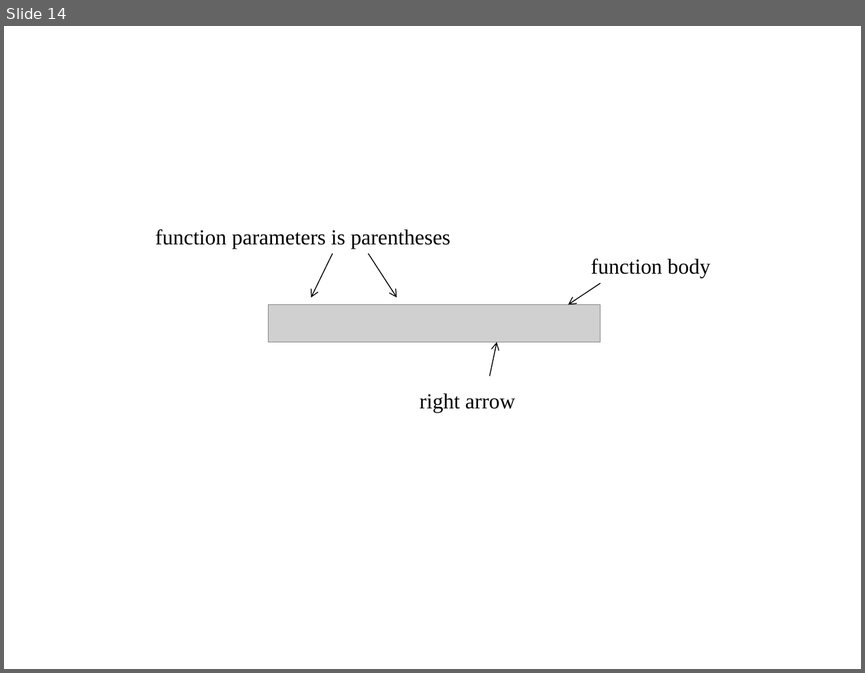
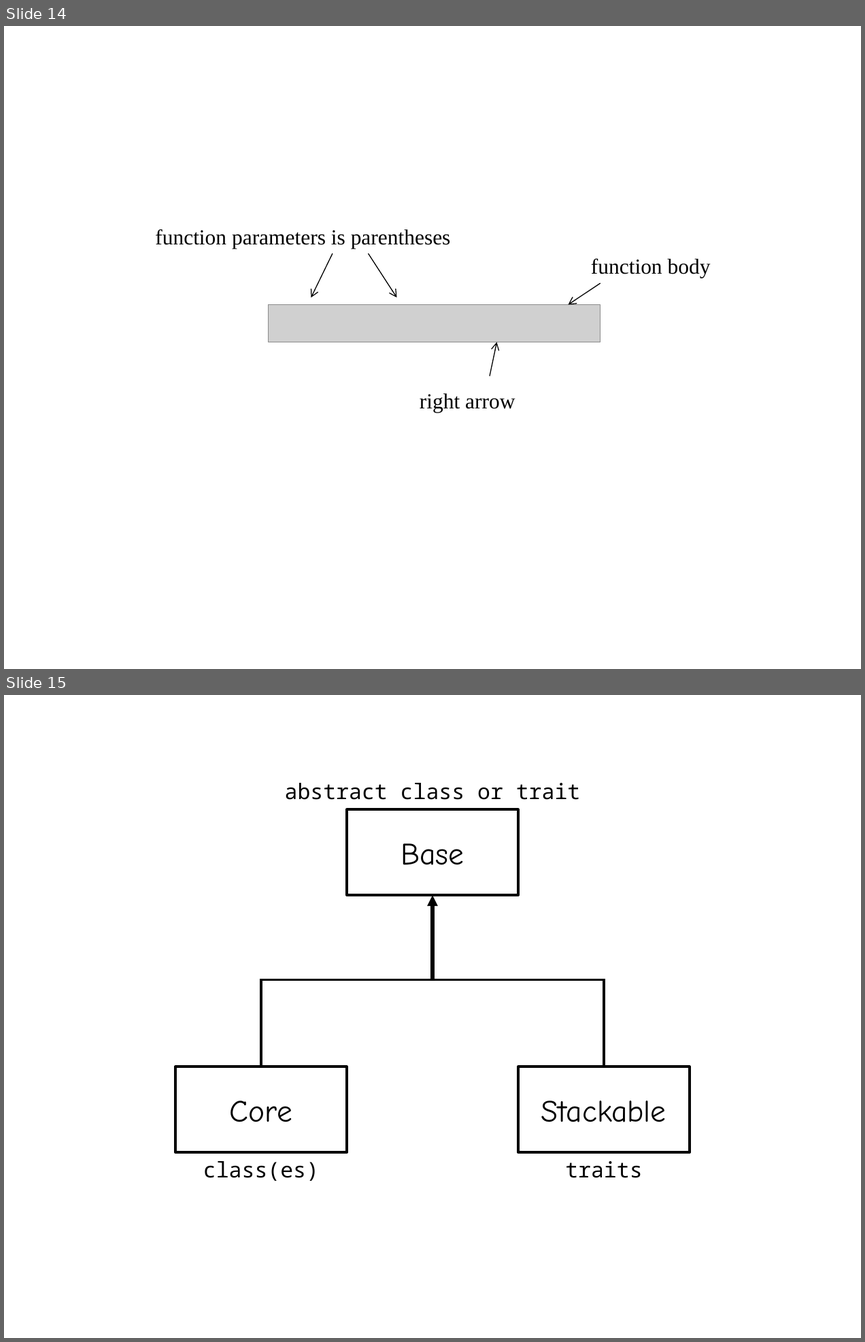
Before and after one commit to agilesteel/Papers, a slide deck: ScalaLecture/source/resources/Graphics.pptx. Shown one above the other, each under a label of ours: slide 14 before the commit, slides 14 and 15 after it. The pictures are 865x673 and 865x1342 pixels, drawn with LibreOffice and Linux fonts; fonts in the diff are those of the drawing; grey boxes stand for pictures. Boxes give left, top, right and bottom in pixels: in the first picture for what was removed or moved away, otherwise in the second. Text is boxed around its words. In the diff, an @@ line names an element or a change of style, - is before the commit and + after.

```diff
--- a/ScalaLecture/source/resources/Graphics.pptx
+++ b/ScalaLecture/source/resources/Graphics.pptx
@@ slide 15 added at box(4, 695, 861, 1338), background #FFFFFF @@
@@ text added at box(285, 783, 580, 800), 18 pt, text #000000 @@
+abstract class or trait
@@ rectangle added at box(347, 810, 518, 896), fill #FFFFFF, outline #000000 2 pt, 26 pt, text #000000 @@
+Base
@@ arrow added from (432, 979) to (432, 896), #000000 3 pt @@
@@ line added from (260, 979) to (606, 979), #000000 2 pt @@
@@ line added from (604, 979) to (604, 1067), #000000 2 pt @@
@@ line added from (261, 1067) to (261, 981), #000000 2 pt @@
@@ rectangle added at box(175, 1067, 347, 1153), fill #FFFFFF, outline #000000 2 pt, 26 pt, text #000000 @@
+Core
@@ rectangle added at box(518, 1067, 689, 1153), fill #FFFFFF, outline #000000 2 pt, 26 pt, text #000000 @@
+Stackable
@@ text added at box(203, 1161, 319, 1181), 18 pt, text #000000 @@
+class(es)
@@ text added at box(565, 1161, 642, 1178), 18 pt, text #000000 @@
+traits
```
Also in this commit, not shown: 6 other files.
